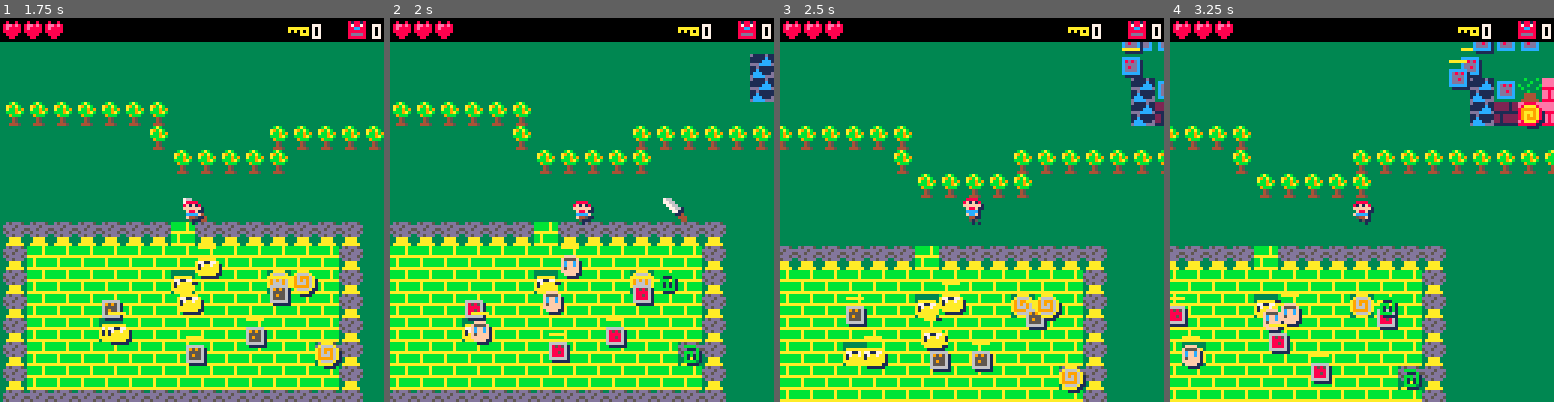
Above: before the commit, frames 1-4 (left to right).
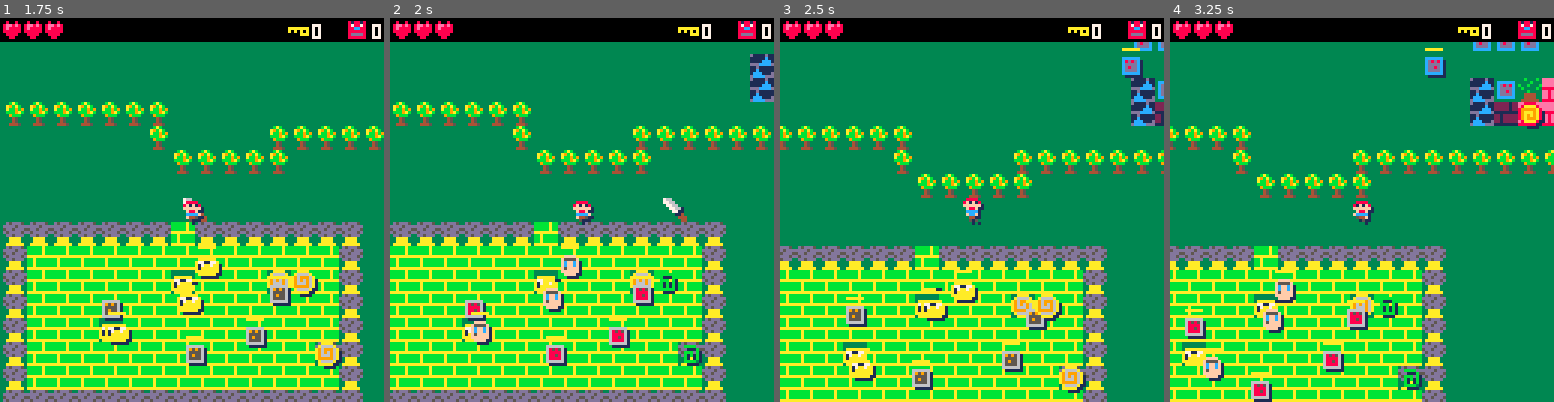
Above: after the commit, the same moments.

Repository: sdegutis/shepherdgame.com
Game: PICO-8 cartridge harbinger.p8
Same seed, same stepped clock (60 frames per second), same inputs: the game is played once before the commit and once after it.
Inputs:
- Up to frame 1 (1.75 s): tap X (X key) at 0.33, 1.07 s; tap O (Z key) at 0.7, 1.7 s; hold Right from 1.6 s (still down)
- Up to frame 2 (2 s): keep holding Right; tap X (X key) at 1.85 s
- Up to frame 3 (2.5 s): release Right at 2.1 s; tap O (Z key) at 2.1 s; hold Up 2.15-2.42 s; hold Right from 2.47 s (still down)
- Up to frame 4 (3.25 s): tap O (Z key) at 2.5, 2.9 s; tap X (X key) at 2.97 s; release Right at 3.03 s; hold Left from 3.08 s (still down)

Frame 1 is identical in both runs. In frame 2, 0.8% of the frame differs, in the area x 39-63%, y 67-91%; in frame 3, 2.8%; in frame 4, 4.6%, in the area x 0-85%, y 6-100%.

Commit message:
Daniel's finishing changes.

Diff:
--- a/harbinger.p8
+++ b/harbinger.p8
@@ -896,14 +896,14 @@
 b3bbbbbb0b3bbbb08898888822122222899999a889a999a89a9aa9a10004f0000004f0006666886088988a880acccca000c9cc0003b23b20ecceeccedee88eed
 bbbbbbbb0bbbbbb08999888a2212222208aaaa8008aaaa809aa99aa1000f4000000f400000068600899998aa00acca000c0aa0c02b2bb32beee88eeed22ee22d
 0bbbbbb000bbbb00a9999aaa111111110088880000888800699111110000f0000000f00000066000a9999aaa0000c000000a0000003030b0d222222d02200220
-888888889999999977777777ccccccccffffffffffffffff6666666cffffffffbbbbbbbb00000000000000000000000000000000000000000000000000000000
-888888889999999977777777cccccccc99f999ffbbfbbbff6777776cffffffffb3bbbb3b00000000000000000000000000000000000000000000000000000000
-888888889999999977777777ccccccccffffffffffffffff6766666cffffffffbbbbbbbb00000000000000000000000000000000000000000000000000000000
-888888889999999977777777cccccccc9999f99fbbbbfbbf6766666cffffffffbbbbbbbb00000000000000000000000000000000000000000000000000000000
-888888889999999977777777ccccccccffffffffffffffff6766666cffffffffbbbbbbbb00000000000000000000000000000000000000000000000000000000
-888888889999999977777777ccccccccffffffffffffffff6766666cffffffffbbbb33bb00000000000000000000000000000000000000000000000000000000
-888888889999999977777777ccccccccff9999ffffbbbbff6666666cffffffffb3bbbb3b00000000000000000000000000000000000000000000000000000000
-888888889999999977777777cccccccc99999999bbbbbbbbccccccccffffffffbbbbbbbb00000000000000000000000000000000000000000000000000000000
+888888889999999977777777ccccccccffffffffffffffff6666666cbbbbbbbb0003300000033000000000000000000000000000000000000000000000000000
+888888889999999977777777cccccccc99f999ffbbfbbbff6777776cb3bbbb3b0033330000333300000000000000000000000000000000000000000000000000
+888888889999999977777777ccccccccffffffffffffffff6766666cbbbbbbbb03b88b3003b88b30000000000000000000000000000000000000000000000000
+888888889999999977777777cccccccc9999f99fbbbbfbbf6766666cbbbbbbbb038bb830038bb830000000000000000000000000000000000000000000000000
+888888889999999977777777ccccccccffffffffffffffff6766666cbbbbbbbb3bb33bb33bb33bb3000000000000000000000000000000000000000000000000
+888888889999999977777777ccccccccffffffffffffffff6766666cbbbb33bba333333aa333333a000000000000000000000000000000000000000000000000
+888888889999999977777777ccccccccff9999ffffbbbbff6666666cb3bbbb3b0800008008000080000000000000000000000000000000000000000000000000
+888888889999999977777777cccccccc99999999bbbbbbbbccccccccbbbbbbbb0880080000800880000000000000000000000000000000000000000000000000
 099009900990099000000000000000000d5ddd5075555755bbbbbabb000000000000000022222222000000000000000027777277aaaaa1aa00aaaa0000000000
 99999999999999990666666006666660dddd5ddd55555155bbbbbabb0000000000666600922911990000000000ffff0077777977aaaaa1aa0a6666a000bbbb00
 929999299599995906959560068585605dd5ddd555551115bbbbbabb0222222006dddd60999111190aaaaaa00f5555f077779997aaaaa1aaa969996a000000b0
@@ -916,7 +916,7 @@
 545454545454545454545454545454545454545454545454545454545454545425253535353535353535353570d5d5d525718171817181718171817070707025
 70000000000000000000000070707070700000000000000000000000000000700000000000000000000000000000003030808080162616500616502606803230
 545454545454545454545454545454545454545454545454545454545454545425253535353535353570d5d5d52525252572827282728272827282d571817025
-70000000000000000000000000000000000000000000000000000000000070700000000000000000000000000000003080263614500616165050501650068030
+70000000000000000000000000000000000000000000000000000000000070700000000000000000000000000000003080263676500616165050501650068030
 5454000000000000000000000000000000000000000000000000000000000054252535252525252525252525257181d5d5d5d5d5d5d5d5d5d5d5d5d572827025
 70000000000000000000000010000000000000000000000000000000000070700000000000000000000000000000003030805050065006500606505006160680
 545400000000000000000000000000000000000000000000000000000000005425253525c1929292929292d2357282009105b0009100b00000000000b0b07025
@@ -928,15 +928,15 @@
 5454000000000000000000000000000000000000000000000000000000000054252535a535d5d5d535353591910000d5d5d5d5d5d5d5d5d50000d56500e02565
 70000000004767676767676767676767676767470000000000000000000000700000000000000000000000000000003030808080500650165026265650068030
 5454000000000000000000000000000000000000000000000000000000000054252535a535d5353535353525910000009100b0005200b0000000d56535006525
-70000000004767676727a7676767676767676747000000000000000000000070000000000000000000000000000000308046f4f4505050504646465050068030
+70000000004767676727a7676767676767676747000000000000000000000070000000000000008600000000000000308046f4f4505050504646465050068030
 5454000000000000000000000000000000000000000000000000000000000054252591a535d5d5d535252525917181d5d5d5d5d5d5d5d5d50000d56535352565
 700027b70047676767676767276767276767e7470000000000000000000000700000000000000000000000000000003080f4f446465026924650922650803030
 545400000000000000000000000000000000000000000000000000000000005425253525353535353525e1d291728200b0009100c00091000000d56535353525
-7000000000476767676767676767676767676747000000000000000000000070000000000000000000000000000000303080f40606502692f4f4922692468030
+7000000000476767676767676767676767676747000000000000000000000070000000860000000000000000000000303080f40606502692f4f4922692468030
 54540000540000000000000000000000000000000000000000000000000000542525b02525252525252592252525252525252525d5d5d5d50000d5d525253525
 7000002700474747474747474747474747474747000000000000000000000070000000000000000000000000000000303080500606469246f4f4469206068030
 545400005400000000000000000000000000000000000000000000000000005425253525c19292929292f22500253525e0253525d59191b0000000d525253565
-700000000000000000b7000000000000000000000000000000000033000000700000000000000000000000000000933030805006f44606929292921616068030
+700000000000000000b7000000000000000000000000000000000033000000700000000000000000000086000000933030805006f44606929292921616068030
 54540000540000000000000000000000000000000000000000000000000000542525352525252525252525250025353535353525d591e0b0000000d525253525
 70000000000000000000000000000000000000000000000000000000000000700000000000000000000000000000003030800650f446060692c2c29292803030
 54540000540000000000000000000000000000000000000000000000000000542525000000000000000000000025353535353525d5b0b091000000d525653525
@@ -944,7 +944,7 @@
 545400005400000000000000000000000000000000000000000000000000005425252525a5a5a5252525656525252525a5252525252525252564252525253525
 700000000000000000000000000000000000000000000000000000000000007000000000000000000000000000000030303030303080929292c23636c2803030
 54540054540000000000000000000000000000000000000000000000000000542525000000a50000002525252535353535353535353535353535353535353525
-70000000777700770000000000000051000000000000000000000000000000703200000000000000000000000000003030303030308036c292c23633c2803030
+70000000777700770000000000000051000000000000000000000000000000705100000000000000000000000000003030303030308036c292c23633c2803030
 5454000000000000000000000000000000000000000000000000000000000054252500a500e500a5006565656535353535353535353535353535353535352525
 7000000077000000000000570000000000000000000000000000000000000070000000000000000000000000000000303030303030308036c2c2c2c280303030
 54540000000000000000000000000000000000000000000000000000000000542525250000a500002565d5d56535353535353535353535353535353535352525
@@ -952,7 +952,7 @@
 54540000000000000000000000000000000000000000000000000000000000542525352500000025353565653535353535350000003535353535353535352525
 700000007777770077770000770057000000000000000000000000000000007000000000000000000000000000000030303030303080360616929292c2803030
 545400000000000000000000000000000000000000000000000000000000005425253535252525353500000000353535350000b5000035356565656565652525
-7000000000000000000057000000000000000000000000000000000000000070000000000000000000000000000000303030303080363692c292c2c2c2803030
+7000000000000000000057000000000000000000000000000000000000000070000000000000008600000000000000303030303080363692c292c2c2c2803030
 54540000000000000000000000000000000000000000000000000000000000542525353535353535000000000000353500003535350000356535353535352525
 700000000000000077000000000000000000000000000000000032000000007000000000000000000000000000000030303030805680369236c2c23692c28030
 54540000000000000000000000000000000000000000000000000000000000542525252525353525000025250000256525656525652525252535353535352525
@@ -977,7 +977,7 @@
 70707070707070707070707070707070707070707070707070000070707070707070707070707070707070707070707070707070707070707070707070707070
 70707070707070707070707070707070707070707070000000007070707070702525252525252525256525252525252525252525252525252525252525252525
 __gff__
-0000010200000001000400000400000000000001000800010100020202020303000000080010000101030202020203030000008000000000002000000000000008000800010102080000000000000000080001028000011000000008000108000000000002020100000000000000000008000800010102080000080001028000
+0000010200000001000400000400000000000001000800010100020202020303000000080010000101030202020203030000008000000000002000000000000008000800010102080000000000000000080001028000011000000008000108000000000002020100080000000000000008000800010102080000080001028000
 0000000000000000000000000000000000000000000000000000000000000000000000000000000000000000000000000000000000000000000000000000000000000000000000000000000000000000000000000000000000000000000000000000000000000000000000000000000000000000000000000000000000000000
 __map__
 0707070707070707070707070707070707070707070707070707070707070707070700070707070707070000000007070707070707070000000000000707070700070707070707070707070707070707070707000000000000000007070707070707070707070707070707070707070707070707070707070707070707070707
